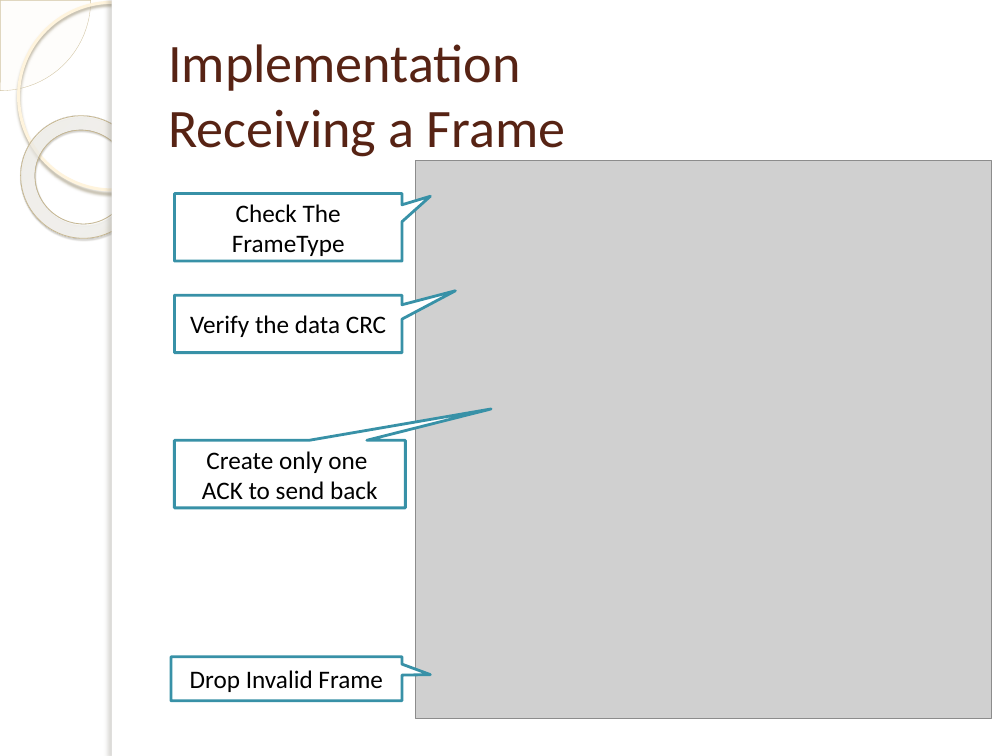
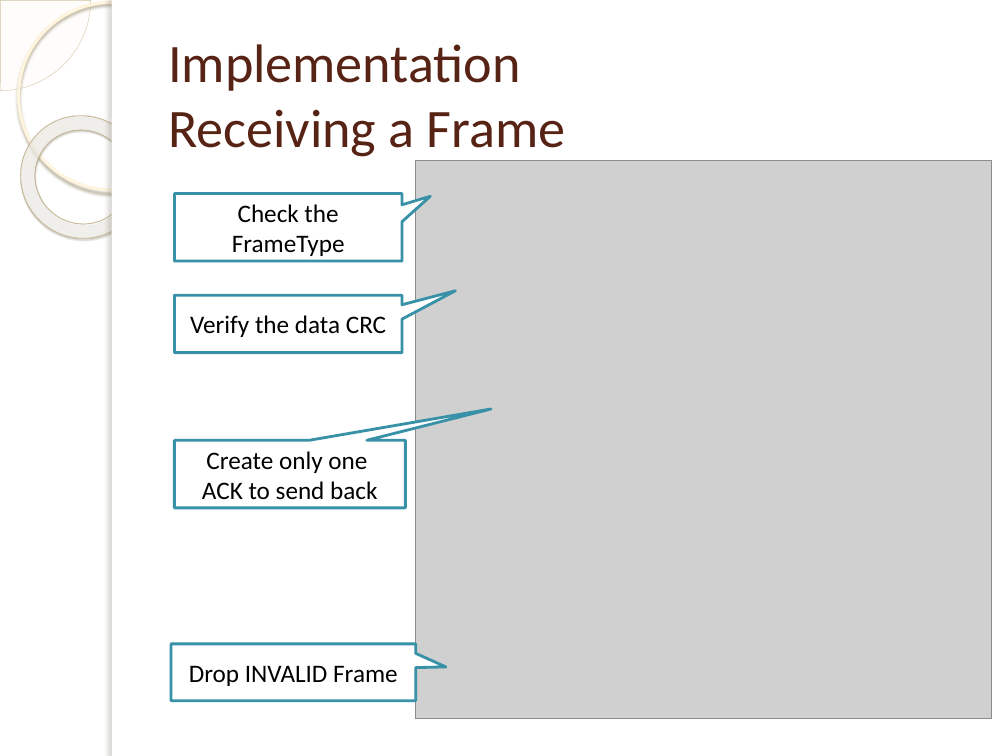
Before and after one commit to isamubr/ece405group6, a slide deck: slide 25 of 4305 Final Presentation.pptx (slide 20 before the commit). Drawn at 1008x756 pixels with LibreOffice and Linux fonts; fonts in the diff are those of the drawing; grey boxes stand for pictures; background and template pictures are left out. Boxes give left, top, right and bottom in pixels: in the first picture for what was removed or moved away, otherwise in the second. Text is boxed around its words. In the diff, an @@ line names an element or a change of style, - is before the commit and + after.

```diff
--- a/4305 Final Presentation.pptx
+++ b/4305 Final Presentation.pptx
@@ text in speech box at box(232, 204, 345, 256): text changed @@
-Check The FrameType
+Check the FrameType
@@ speech box "Drop INVALID Frame": place and size @@
-speech box "Drop INVALID Frame" at box(171, 657, 402, 702)
+speech box "Drop INVALID Frame" at box(171, 644, 416, 701)
@@ text in speech box at box(189, 665, 398, 686): text changed @@
-Drop Invalid Frame
+Drop INVALID Frame
```
Also in this commit, not shown: 8 other slides changed, 8 slides added.
